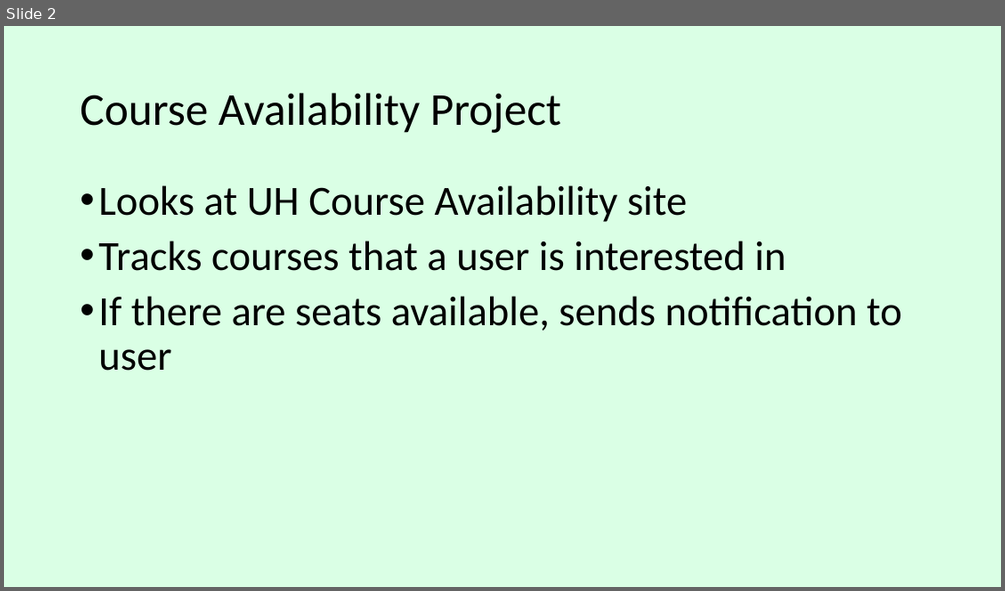
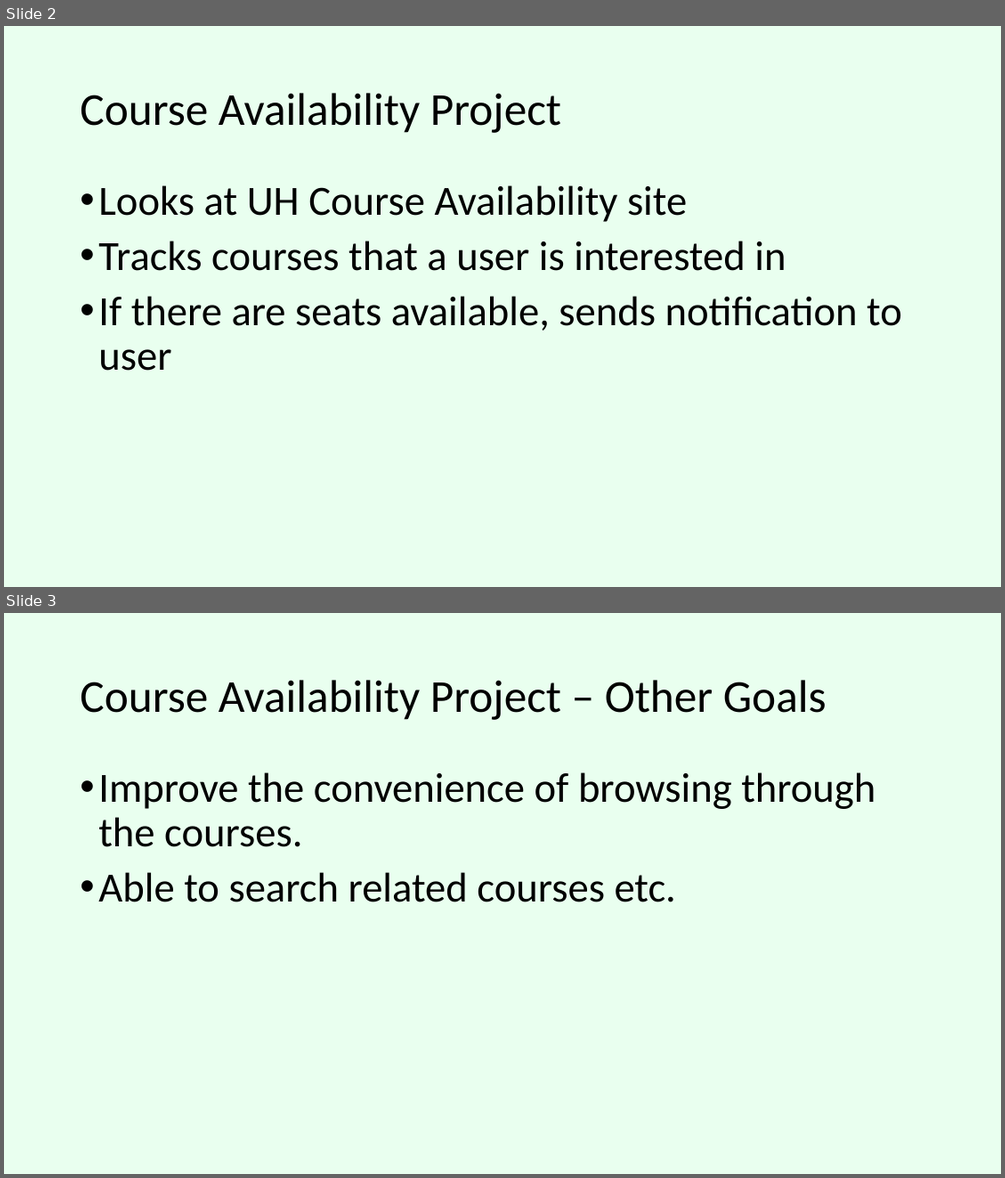
Before and after one commit to bsogata/course_availability, a slide deck: Course_Avail_Final.pptx. Shown one above the other, each under a label of ours: slide 2 before the commit, slides 2 and 3 after it. The pictures are 1005x591 and 1005x1178 pixels, drawn with LibreOffice and Linux fonts; fonts in the diff are those of the drawing. Boxes give left, top, right and bottom in pixels: in the first picture for what was removed or moved away, otherwise in the second. Text is boxed around its words. In the diff, an @@ line names an element or a change of style, - is before the commit and + after.

```diff
--- a/Course_Avail_Final.pptx
+++ b/Course_Avail_Final.pptx
@@ slide 3 added at <box>4,613,1001,1174</box>, background #A7FFC0 at 24% opacity @@
@@ title added at <box>80,680,826,720</box>, 33 pt, text #000000 @@
+Course Availability Project – Other Goals
@@ text added at <box>98,772,875,902</box>, 30 pt, text #000000 @@
+• Improve the convenience of browsing through the courses.
+• Able to search related courses etc.
@@ slide 2 changed as well @@
@@ background #C8FFD8 at 66% opacity to #A7FFC0 at 24% opacity @@
```
Also in this commit, not shown: 3 other slides changed, 3 other slides added, 9 slides removed, 1 other file.
